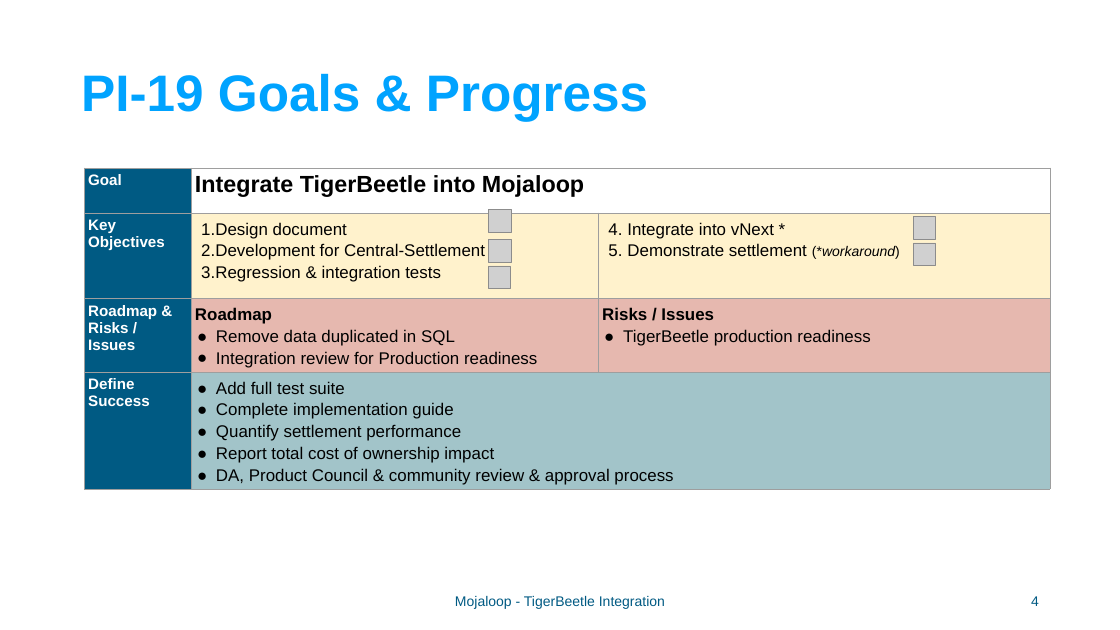
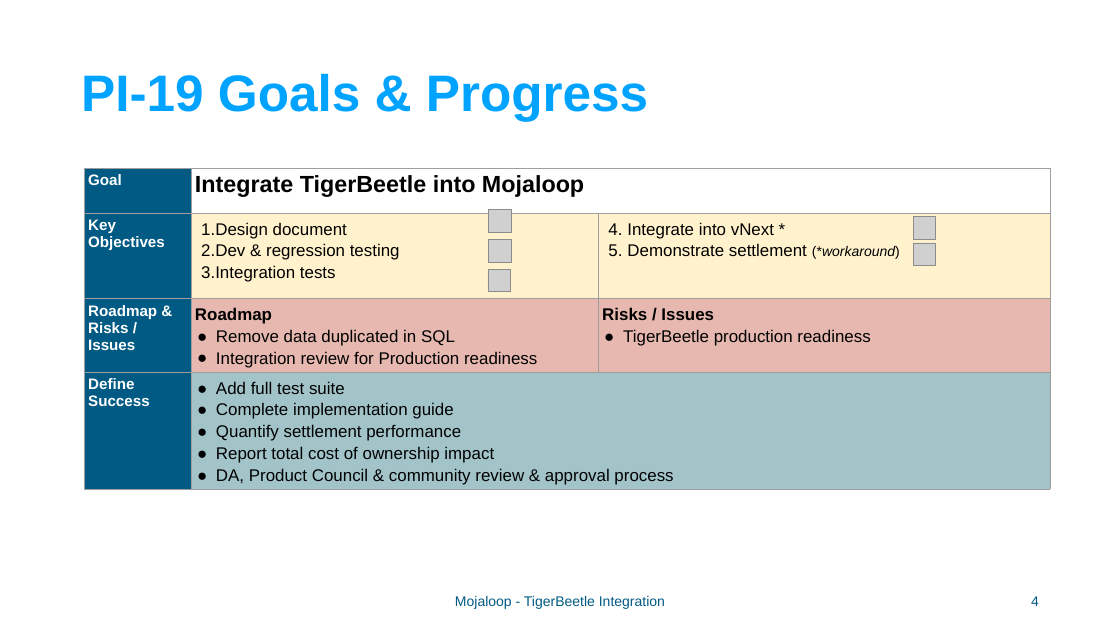
Before and after one commit to mojaloop/documentation-artifacts, a slide deck: slide 4 of presentations/pi_20_oct_2022/presentations/ppt/Mojaloop TigerBeetle PI-20 Meeting Oct-2022.pptx. Drawn at 1120x630 pixels with LibreOffice and Linux fonts; fonts in the diff are those of the drawing; grey boxes stand for pictures; background and template pictures are left out. Boxes give left, top, right and bottom in pixels: in the first picture for what was removed or moved away, otherwise in the second. Text is boxed around its words. In the diff, an @@ line names an element or a change of style, - is before the commit and + after.

```diff
--- a/presentations/pi_20_oct_2022/presentations/ppt/Mojaloop TigerBeetle PI-20 Meeting Oct-2022.pptx
+++ b/presentations/pi_20_oct_2022/presentations/ppt/Mojaloop TigerBeetle PI-20 Meeting Oct-2022.pptx
@@ table at [84, 168, 1050, 498] @@
-row 2, column 2: Design document / Development for Central-Settlement / Regression & integration tests
+row 2, column 2: Design document / Dev & regression testing / Integration tests
```
Also in this commit, not shown: 3 other slides changed.
